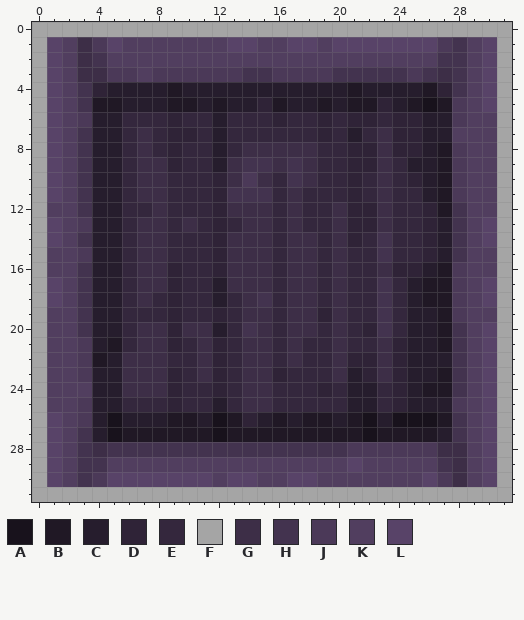
Pixel-art sprite, stored at LITDark/img/crate.png. Above is the file before it was changed.
The file is 32x32 pixels. Colours within 5 levels of each other are drawn and written as one.
Palette (. is transparent): A #18121c  B #201825  C #261d2d  D #2f2337  E #34273d  F #a5a5a5  G #3d2e47  H #43334f  J #4b3958  K #513e5f  L #584368
Now the later version:
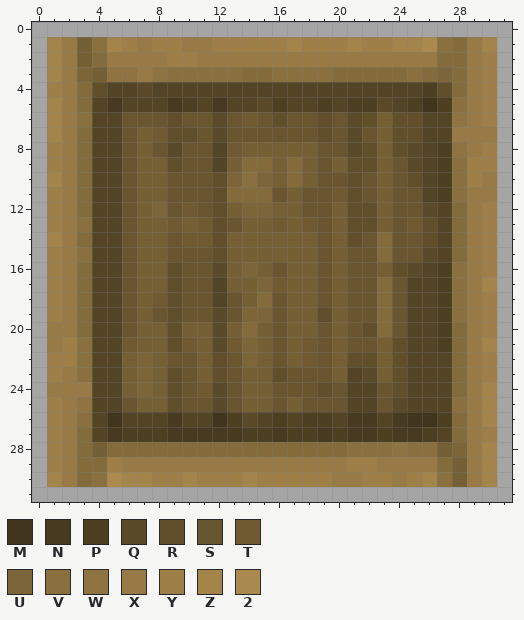
Colours new in this view: M #41351d  N #473a20  P #4d3f22  Q #5b4a29  R #614f2c  S #695530  T #6f5a32  U #7b6539  V #89703e  W #8f7442  X #977a45  Y #9d7f47  Z #a3844b  2 #aa8a4e
The commit says: blue buttons yellow crate test
What changed:
colour C: #261d2d -> #534426
colour G: #3d2e47 -> #755f35
colour H: #43334f -> #836b3c
y 1: x 1..2 LK -> ZX; x 4..27 JLKKKKKKKLLKKLLKLLLLLLLJ -> VZYXYYXXYYYYYZYYYZYYZZ2V; x 29..30 KL -> XZ
y 2: x 1..2 LK -> ZX; x 5..26 KKKKKKKKKKKKKKKKKKKKKK -> XXXXYYXXXXXXXXXXXXXXXX; x 29..30 KL -> XY
y 3: x 1..3 LKG -> ZXU; x 5..13 JJKJJJJJJ -> WWXWVVVVV; x 16..19 JJJJ -> VVVV; x 25 J -> V; x 27 G -> U; x 29..30 KL -> XY
y 4: x 1..2 LK -> YX; x 4 D -> R; x 7 C -> Q; x 9 B -> C; x 21 B -> C; x 26..27 BD -> PR; x 29..30 KL -> XY
y 5: x 1..2 LK -> ZX; x 4..5 BB -> CN; x 9..10 BB -> NP; x 12 B -> N; x 15..16 DB -> QP; x 19 B -> P; x 21..23 BBD -> PPQ; x 25..30 BABJKL -> PMPVXY
y 6: x 1..3 LKJ -> ZXV; x 6..25 EEEDEECEEEDEEDEDDEDD -> SSSRSSQSTSRSSRSQRGRR; x 28..30 JKK -> WXY
y 7: x 1..2 LK -> ZX; x 6 E -> S; x 8..22 EDDECEEEEEEDECE -> TRRSQSSSSSSRSQS; x 24..25 DD -> RR; x 28..30 KKK -> XXX
y 8: x 1..2 LK -> YX; x 6 E -> S; x 8..11 EDEE -> SQSS; x 13 E -> T; x 19..22 EEDD -> SSQR; x 24..25 DD -> RQ; x 27..30 BJKK -> PWXY
y 9: x 1..2 LK -> YX; x 6 E -> S; x 9..11 DEE -> RSS; x 19..22 EEDD -> SGRR; x 24..25 EC -> SQ; x 27..30 BJKK -> PVYY
y 10: x 1..2 LK -> ZX; x 6 E -> S; x 9..16 EEEDGJGE -> SSSRUVUG; x 19..22 EEDE -> SSRS; x 24..25 ED -> SR; x 27..30 BJKK -> PVYX
y 11: x 1..2 LK -> YX; x 6 E -> S; x 9..12 EEED -> SSSR; x 16 E -> S; x 18..22 EEEDE -> SSTRS; x 24..25 EE -> SS; x 27..30 BJKK -> PVXX
y 12: x 1..2 KK -> YX; x 6..12 EEGEEED -> SGUSTSR; x 14..16 GGE -> UUG; x 18..19 EE -> SS; x 21..22 DD -> RR; x 24..27 EEDB -> SSQC; x 29..30 KK -> XY
y 13: x 1..3 LKJ -> YXV; x 6 E -> S; x 9 E -> T; x 11..13 EDE -> TRS; x 16 E -> T; x 18..19 EE -> TS; x 21..22 DD -> RR; x 24..26 EED -> STR; x 29..30 KL -> XY
y 14: x 1..2 LK -> ZX; x 6 E -> S; x 9..12 EEED -> STTR; x 16 E -> G; x 19 E -> S; x 21..22 DE -> RS; x 24..26 EED -> SSR; x 29..30 KL -> XY
y 15: x 1..3 KKJ -> YXV; x 6 E -> S; x 9..12 EEED -> SSSR; x 16 E -> G; x 19 E -> S; x 21..22 EE -> SS; x 24..26 EED -> SSQ; x 29..30 KK -> XY
y 16: x 1..2 KK -> YX; x 6 E -> S; x 9..12 DEED -> RSSQ; x 14 G -> U; x 16 E -> S; x 19 E -> S; x 21..22 EE -> SS; x 24..25 DD -> RQ; x 27..30 BJKK -> PVXY
y 17: x 1..2 LK -> YX; x 6 E -> S; x 9..11 DEE -> RSS; x 15..16 GE -> UT; x 19 E -> S; x 21..22 EE -> SS; x 24 E -> S; x 26..30 BBJKL -> CPVXZ
y 18: x 1..2 LK -> YX; x 6 E -> S; x 8..11 EDEE -> TRSS; x 13 E -> S; x 16 E -> S; x 19 E -> S; x 21..22 EE -> SS; x 24 E -> S; x 26..30 BBJKL -> CPVXY
y 19: x 1..2 KK -> YX; x 6..16 EEEDEEDEGGE -> SGSRSSQSUUS; x 19 D -> R; x 21..22 EE -> SS; x 24 E -> S; x 27..30 BJKK -> PVXY
y 20: x 1..2 KK -> XX; x 6 E -> S; x 9 D -> R; x 12..13 CE -> QG; x 16 E -> S; x 19 E -> S; x 21..22 ED -> SR; x 24 E -> S; x 27 B -> P; x 29..30 KL -> XY
y 21: x 1..3 KKJ -> XYV; x 5..6 BE -> CT; x 9..10 DE -> RT; x 12..14 DEG -> QTU; x 16 E -> S; x 18..19 EE -> TS; x 21..22 EE -> SS; x 24 D -> R; x 27 B -> P; x 29..30 KL -> XZ
y 22: x 1..4 KKJB -> YYVC; x 7 G -> U; x 9..10 EE -> SS; x 12..14 DEG -> RSU; x 16 E -> S; x 18..19 EE -> TS; x 21..22 DD -> RR; x 24 D -> R; x 29..30 KL -> XY
y 23: x 1..3 KKJ -> YXV; x 7 G -> U; x 9..10 DE -> RS; x 12..13 DE -> RS; x 16..19 DEEE -> RSSS; x 22 D -> Q; x 24 D -> R; x 27 B -> C; x 29..30 KL -> XY
y 24: x 1..3 KKK -> XXX; x 7 G -> U; x 9..13 DEEDE -> RSTQS; x 16..20 EEEDE -> SSSRS; x 23..24 ED -> SR; x 26..27 BB -> CC; x 29..30 KL -> XZ
y 25: x 1..3 KKJ -> YXW; x 6..13 EEEDEECE -> SGGRSSQS; x 16..20 EEEEE -> SGSSS; x 23..24 ED -> SQ; x 28..30 JKL -> VXZ
y 26: x 1..3 LKJ -> YXV; x 5 A -> M; x 9..10 BB -> NC; x 12..14 ABD -> MPQ; x 16 B -> P; x 18..19 BB -> PP; x 21..22 BA -> NN; x 24..27 AAAB -> NMMP; x 29..30 KL -> XZ
y 27: x 1..2 LK -> YX; x 5..26 ABBBBBBABBBBBBBBBABBBB -> NPPPNNNNNPPNPPNPNNPNNP; x 29..30 KL -> XY
y 28: x 1..2 LK -> YX; x 21..26 JJJJJJ -> VVVWVV; x 28..30 GKL -> UXZ
y 29: x 1..2 LK -> YX; x 5..26 KKKKKKKKKKKKKKKKLKKKKK -> YXXXXXXXXXXXXXXXYYXXXX; x 29..30 KL -> XZ
y 30: x 1..2 LK -> ZX; x 4..27 JLLLLLLLKLLKKLLKKKKKKKLJ -> V2ZZYYZYYYZYYYYYXXYYXYZV; x 29..30 KL -> XZ
